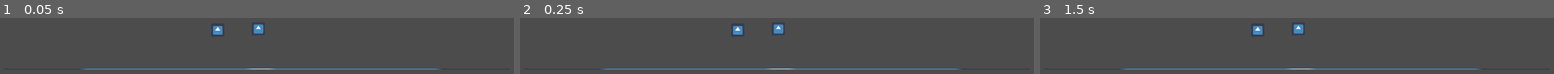
Above: before the commit, frames 1-3 (left to right).
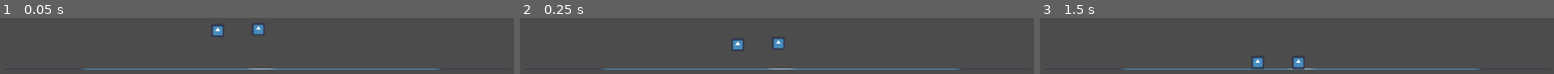
Above: after the commit, the same moments.

Repository: Clockknight/Chrono-Conflict
Game: Godot game, scene res://Scenes/map.tscn
The game is run twice, just before and just after one commit, with the same random seed, the same clock (stepped at 60 frames per second) and the same inputs. The engine's default icon, where the game draws it, is replaced by a stand-in: a white triangle on a blue panel in a dark square.
Inputs:
- Up to frame 1 (0.05 s): no input
- Up to frame 2 (0.25 s): no input
- Up to frame 3 (1.5 s): tap Enter at 1.25 s

The runs differ from the first frame. In frame 1, 0.2% of the frame differs, in the area x 41-52%, y 10-31%; in frame 2, 1.3%; in frame 3, 1.3%, in the area x 41-52%, y 10-92%.
Error before the commit: Parse Error: Error parsing expression, misplaced: ')' (res://Scripts/Player.gd:105)

Commit message:
update last

Diff:
--- a/Scripts/Player.gd
+++ b/Scripts/Player.gd
@@ -102,7 +102,7 @@
 	print("Interactions")
 
 func damage(amount: int):
-	_debug_message(())
+	_debug_message("DMG: "+str(amount))
 
 func _debug_message(msg: String):
 	if (_p1_side):
Not shown, added: Scenes/Character_Orbulon.tscn.tmp
